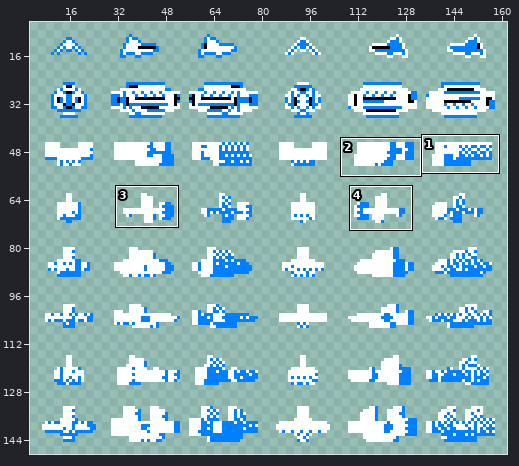
One commit to this pixel-art file: art/spritemap-c.aseprite. The first picture is a wide view before the edit; the outline marks the close-up.
Close-up. Earlier state:
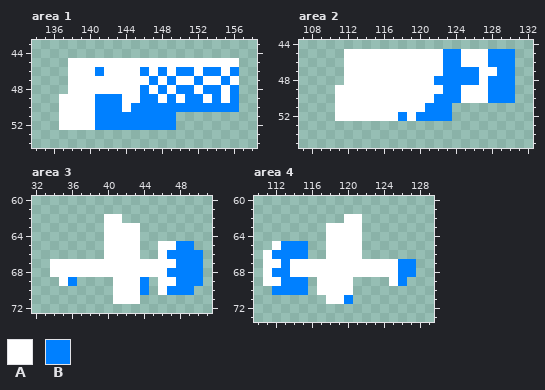
162x150 pixels, 1 frame. Shown: area 1: x 134..158, y 43..54; area 2: x 107..132, y 44..55; area 3: x 32..51, y 60..72; area 4: x 110..129, y 60..73. The wide view leaves out empty margins. The commit also changed other parts of the picture, which this record leaves out.
Palette (. is transparent): A #ffffff  B #0080ff
Pixels before, area 1, first column x 137:
45 .AAAAAAAAAAAAAAAAAAA
46 .AAABAAAABABABBABBAB
47 .AAAAAAAAABABAABAABA
48 .AAAAAAAABABABBABBAB
49 AAAABBBAABBABABBABAB
50 AAAABBBABBBBBBBBBBBB
51 AAAABBBBBBBBB.......
52 AAAABBBBBBBBB.......
Pixels before, area 2, first column x 111:
45 .AAAAAAAAAAABBAAABBB
46 .AAAAAAAAAAABBAAABBB
47 .AAAAAAAAAAABBBBAABB
48 .AAAAAAAAAABBBBBABBB
49 AAAAAAAAAAAABBAAABBB
50 AAAAAAAAAAABBBAAABBB
51 AAAAAAAAAABBB.......
52 AAAAAAABABBBB.......
Pixels before, area 3, first column x 34:
62 ......AA.........
63 ......AAAA.......
64 ......AAAA.......
65 ......AAAA..AABB.
66 ......AAAA..ABBBB
67 AAAAAAAAAAAAAABBB
68 AAAAAAAAAAAAABBBB
69 .AB....AAAB.AABBB
70 .......AAAB.ABBB.
71 .......AAA.......
Pixels before, area 4, first column x 111:
62 .........AA......
63 .......AAAA......
64 .......AAAA......
65 .ABBB..AAAA......
66 ABBBB..AAAA......
67 AABAAAAAAAAAAAABB
68 ABBAAAAAAAAAAAABB
69 AABBB.AAAA....AB.
70 .BBBB.AAAA.......
71 .......AAB.......
And afterwards:
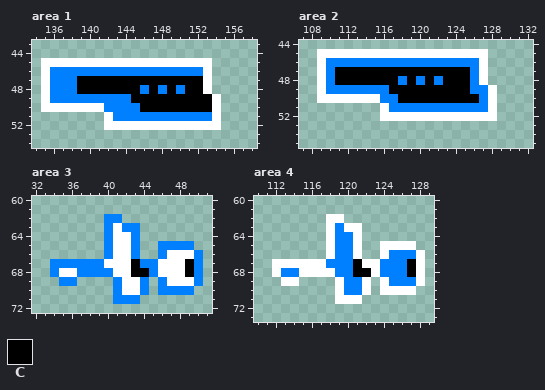
Colours new in this view: C #000000
Change:
Area 1:
y 45: x 135..137 ... -> AAA; x 154..156 AAA -> ...
y 46: x 135..140 ...AAA -> ABBBBB; x 142..145 AAAA -> BBBB; x 147 A -> B; x 149 A -> B; x 152..156 ABBAB -> BA...
y 47: x 135..152 ...AAAAAAAAABABAAB -> ABBBCCCCCCCCCCCCCC; x 154..156 ABA -> ...
y 48: x 135..145 ...AAAAAAAA -> ABBBCCCCCCC; x 147 A -> C; x 149 A -> C; x 151..156 BABBAB -> CCA...
y 49: x 135..140 ..AAAA -> ABBBBB; x 144..156 AABBABABBABAB -> BCCCCCCCCCA..
y 50: x 135..136 .. -> AA; x 141 B -> A; x 144 A -> B; x 146..156 BBBBBBBBBBB -> CCCCCCCCA..
y 51: x 137..142 AAAABB -> .....A; x 150..154 ..... -> BBBBA
y 52: x 137..154 AAAABBBBBBBBB..... -> .....AAAAAAAAAAAAA
Area 2:
y 45: x 109..111 ... -> AAA; x 123..124 BB -> AA; x 128..130 BBB -> ...
y 46: x 109..122 ...AAAAAAAAAAA -> ABBBBBBBBBBBBB; x 125..126 AA -> BB; x 128..130 BBB -> ...
y 47: x 109..125 ...AAAAAAAAAAABBB -> ABCCCCCCCCCCCCCCC; x 128..130 ABB -> ...
y 48: x 109..121 ...AAAAAAAAAA -> ABCCCCCCCBCBC; x 123..125 BBB -> CCC; x 128..130 BBB -> ...
y 49: x 109..130 ..AAAAAAAAAAAABBAAABBB -> ABBBBBBBCCCCCCCCCBBA..
y 50: x 109..110 .. -> AA; x 116..130 AAAAAABBBAAABBB -> BBCCCCCCCCCBA..
y 51: x 111..115 AAAAA -> .....; x 117..120 AAAA -> BBBB; x 124..128 ..... -> BBBBA
y 52: x 111..115 AAAAA -> .....; x 118 B -> A; x 120..128 BBBB..... -> AAAAAAAAA
Area 3:
y 62: x 40..41 AA -> BB
y 63: x 40 A -> B; x 42..43 AA -> BB
y 64: x 40 A -> B; x 43 A -> B
y 65: x 40 A -> B; x 43 A -> B; x 46..47 AA -> BB
y 66: x 40 A -> B; x 43 A -> B; x 46..49 ABBB -> BAAA
y 67: x 34..39 AAAAAA -> BBBBBB; x 43..45 AAA -> CBB; x 48..49 BB -> AC
y 68: x 34 A -> B; x 37..40 AAAA -> BBBB; x 43..45 AAA -> CCB; x 47..49 BBB -> AAC
y 69: x 35 A -> B; x 41 A -> B; x 46 A -> B; x 48..49 BB -> AA
y 70: x 41 A -> B; x 46 A -> B
y 71: x 41..43 AAA -> BBB
Area 4:
y 62: x 118..121 ..AA -> AA..
y 63: x 119 A -> B
y 64: x 119..120 AA -> BB
y 65: x 112..115 ABBB -> ....; x 119..120 AA -> BB; x 124..127 .... -> AAAA
y 66: x 111..115 ABBBB -> .....; x 119..120 AA -> BB; x 124..128 ..... -> ABBBA
y 67: x 111 A -> .; x 113 B -> A; x 118..121 AAAA -> BBBC; x 124..125 AA -> BB; x 127..128 B. -> CA
y 68: x 111..112 AB -> .A; x 114 A -> B; x 119..122 AAAA -> BBCC; x 124..125 AA -> BB; x 127..128 B. -> CA
y 69: x 111..115 AABBB -> ..AA.; x 117..118 AA -> ..; x 120..122 A.. -> BBA; x 124..125 .A -> AB; x 127..128 .. -> BA
y 70: x 112..115 BBBB -> ....; x 117..118 AA -> ..; x 120..122 A.. -> BBA; x 124..127 .... -> AAAA
y 71: x 118 A -> .; x 120..121 B. -> AA
